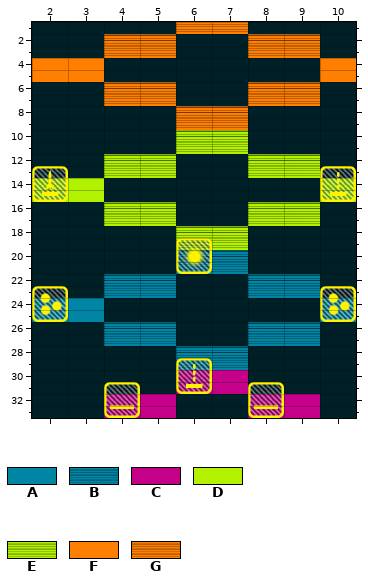
Tiled map -- Impact/Impact.iOS/Content/Levels/level020.tmx. This is how it looked before the edit.
Cells are 57x19 px. Shown: x 2..10, y 1..33.
Key: from "Bricks": A 0 "Brick-A1", B 1 "Brick-A2", C 2 "Brick-B1", D 4 "Brick-C1", E 5 "Brick-C2", F 6 "Brick-D1", G 7 "Brick-D2".
_ is an empty cell.
Layers that did not change in this view are not listed.
Layer "Bricks" before, first column x 2:
 1 ____G____
 2 _________
 3 __G___G__
 4 _________
 5 F_______F
 6 _________
 7 __G___G__
 8 _________
 9 ____G____
10 _________
11 ____E____
12 _________
13 __E___E__
14 _________
15 D_______D
16 _________
17 __E___E__
18 _________
19 ____E____
20 _________
21 ____B____
22 _________
23 __B___B__
24 _________
25 A_______A
26 _________
27 __B___B__
28 _________
29 ____B____
30 _________
31 ____C____
32 _________
33 __C___C__
After the commit:
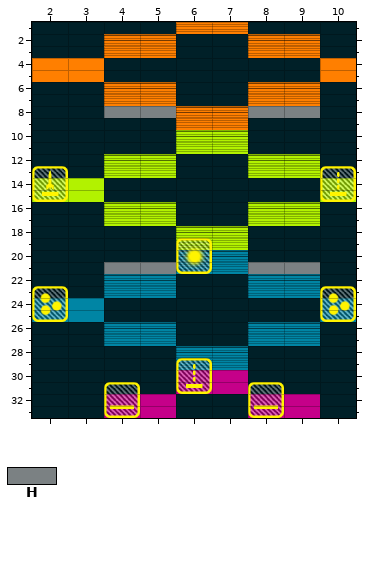
Further tiles: from "Bricks": H 18 "SmallBrick-E1".
Difference:
Changed rows in their new state; . is an unchanged cell.
Layer "Bricks":
first column x 4:
 8 HH..HH
first column x 4:
21 HH..HH
Where, in picture pixels (left, top, right, bottom), the same in both pictures:
added: (104, 106, 176, 118)
added: (248, 106, 320, 118)
added: (104, 262, 176, 274)
added: (248, 262, 320, 274)
